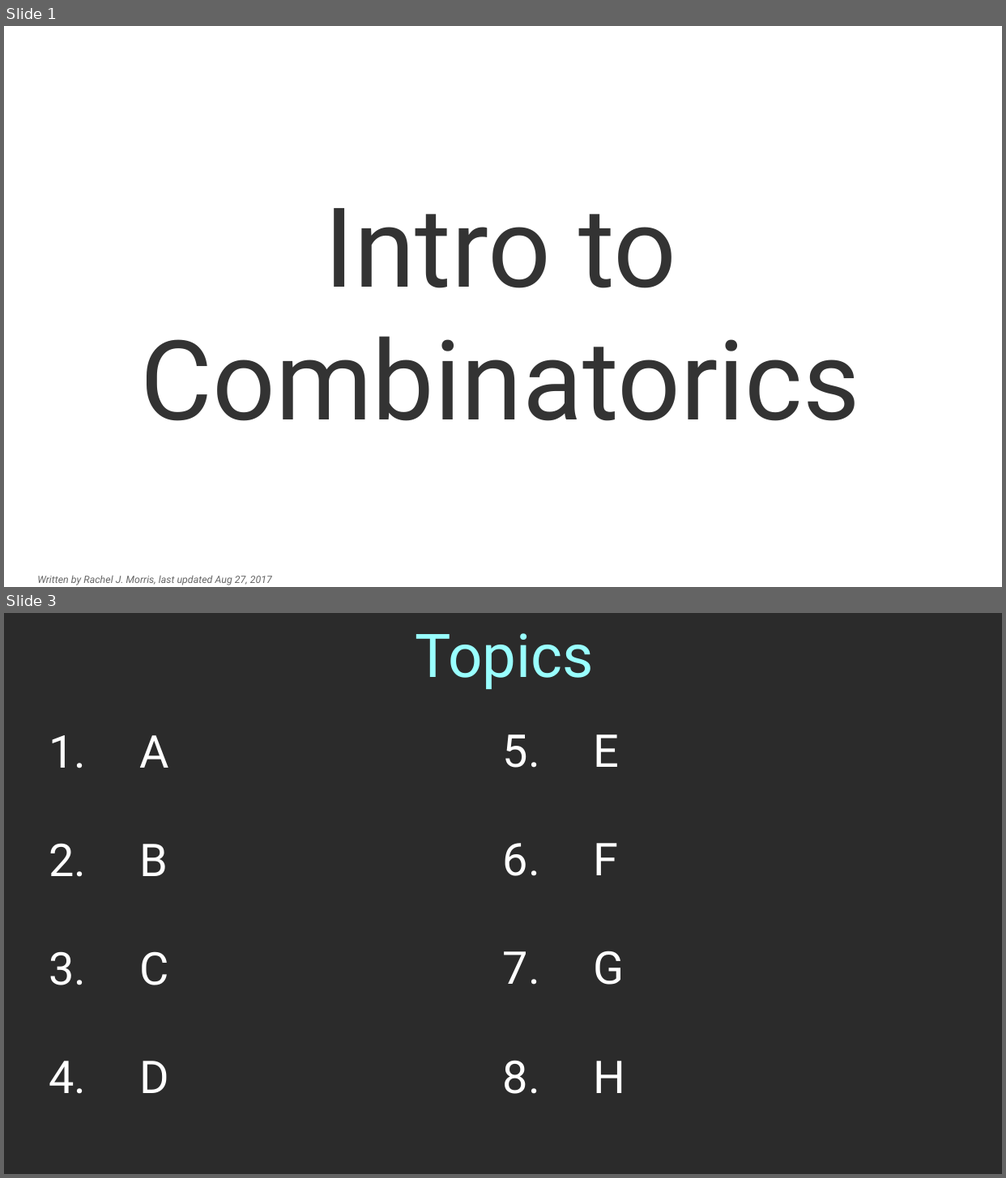
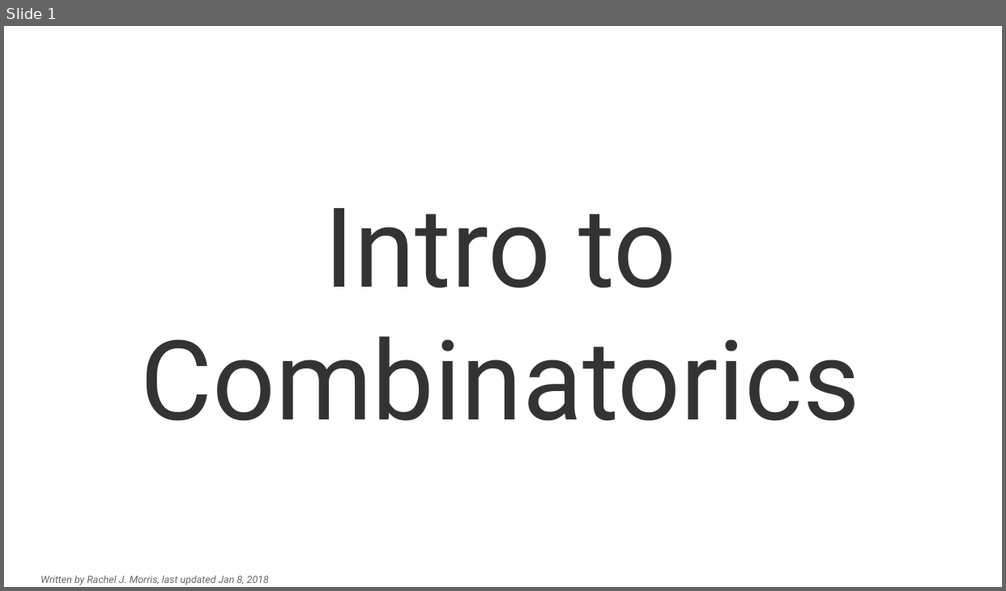
Before and after one commit to nguyenchithien/CS211-Discrete-Structures-II, a slide deck: Lectures/Lecture 5.1.odp. Shown one above the other, each under a label of ours: slides 1 and 3 before the commit, slide 1 after it; the slides between them are not shown. The pictures are 1006x1178 and 1006x591 pixels, drawn with LibreOffice and Linux fonts; fonts in the diff are those of the drawing; background and template pictures are left out; a plain dark background stands for a picture behind light text. Boxes give left, top, right and bottom in pixels: in the first picture for what was removed or moved away, otherwise in the second. Text is boxed around its words. In the diff, an @@ line names an element or a change of style, - is before the commit and + after.

```diff
--- a/Lectures/Lecture 5.1.odp
+++ b/Lectures/Lecture 5.1.odp
@@ slide 3 removed at bbox=[4, 613, 1002, 1174], background picture (left out) @@
@@ title removed at bbox=[415, 633, 594, 689] @@
-Topics
@@ text removed at bbox=[49, 735, 169, 1094] @@
-1. A
-2. B
-3. C
-4. D
@@ text removed at bbox=[503, 735, 626, 1094] @@
-5. E
-6. F
-7. G
-8. H
@@ slide 1 changed as well @@
@@ text at bbox=[40, 575, 269, 586]: text changed @@
-Written by Rachel J. Morris, last updated Aug 27, 2017
+Written by Rachel J. Morris, last updated Jan 8, 2018
```
Also in this commit, not shown: 39 slides added, 3 other slides removed, 2 other files.
